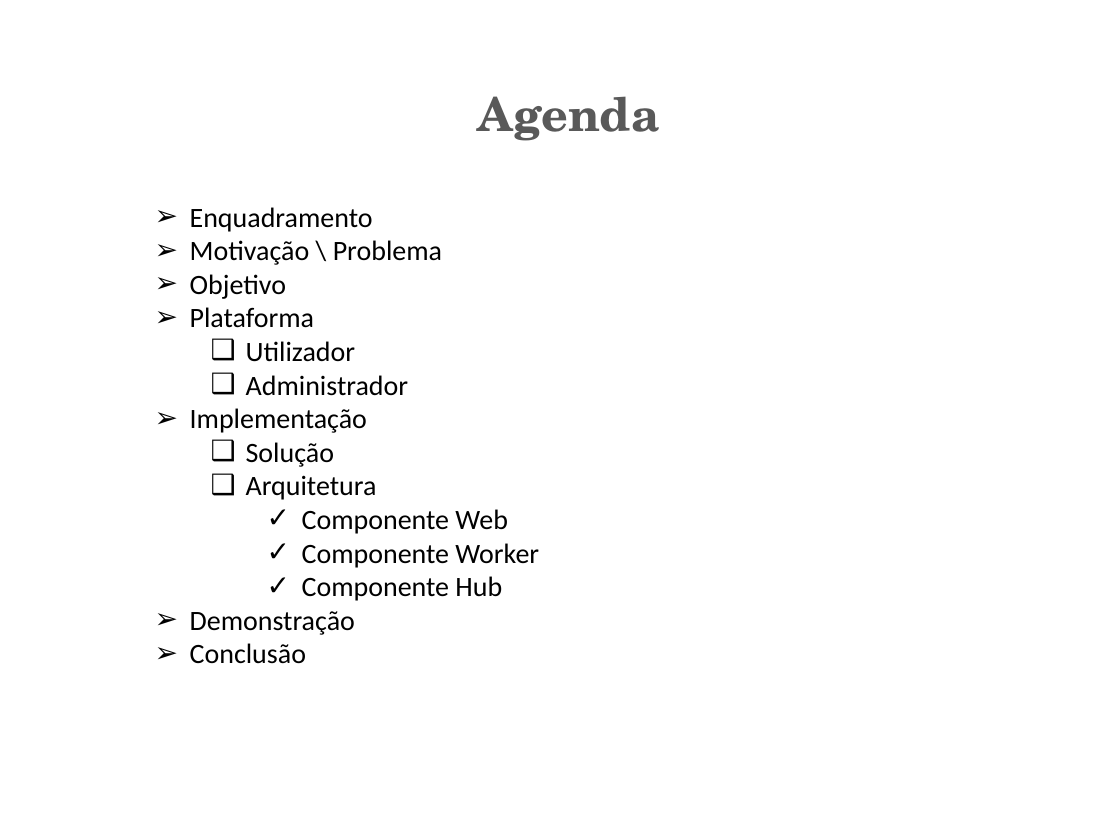
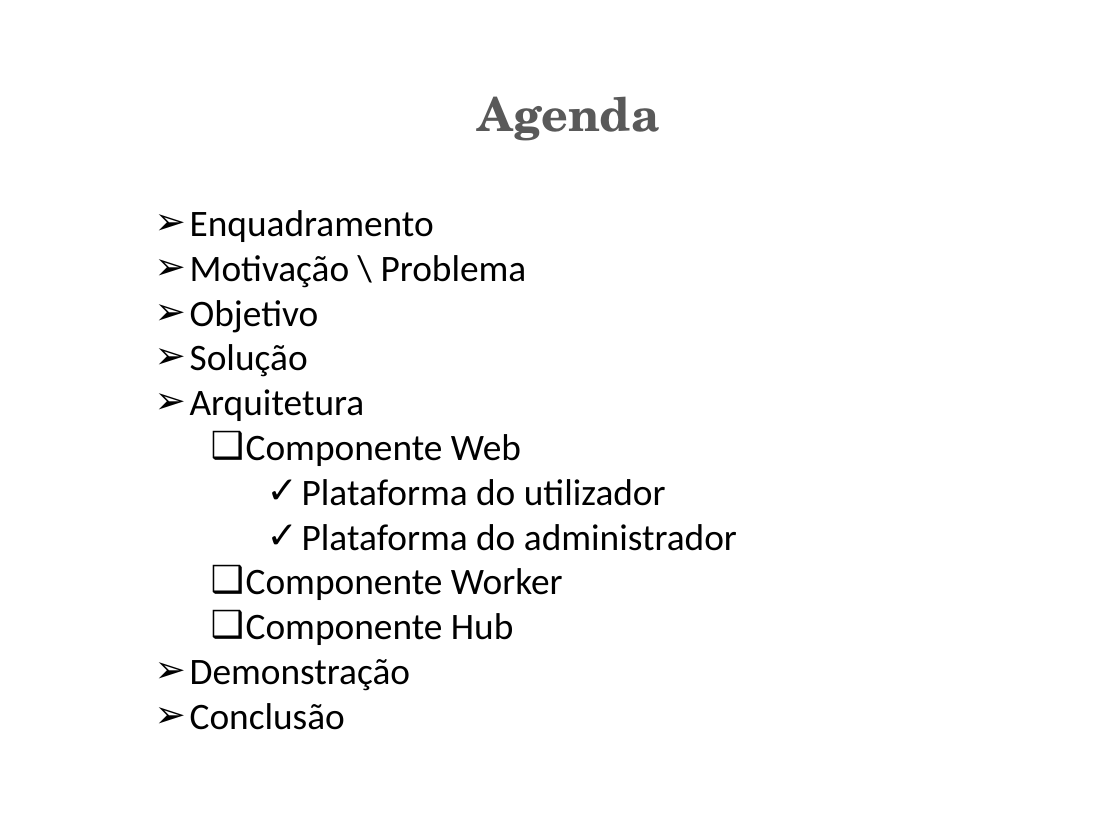
Before and after one commit to marcinschi-iuri/ciaasDocs, a slide deck: slide 2 of PCIS.pptx. Drawn at 1120x840 pixels with LibreOffice and Linux fonts; fonts in the diff are those of the drawing. Boxes give left, top, right and bottom in pixels: in the first picture for what was removed or moved away, otherwise in the second. Text is boxed around its words. In the diff, an @@ line names an element or a change of style, - is before the commit and + after.

```diff
--- a/PCIS.pptx
+++ b/PCIS.pptx
@@ text at bbox=[190, 210, 563, 730]: size 18 to 24 pt in "Enquadramento", "Motivação \ Problema", "Objetivo", "Solução" and 6 more places; bullet ❑ to ➢; list level 2 to 1 in "Solução"; list level 2 to 1 in "Arquitetura"; bullet ✓ to ❑; list level 3 to 2 in "Componente Web"; list level 3 to 2 in "Componente Worker"; list level 3 to 2 in "Componente Hub" @@
@@ text at bbox=[190, 307, 409, 433]: paragraphs removed @@
-➢ Plataforma
-  ❑ Utilizador
-  ❑ Administrador
-➢ Implementação
@@ text at bbox=[302, 479, 737, 551]: paragraphs added @@
+    ✓ Plataforma do utilizador
+    ✓ Plataforma do administrador
```
Also in this commit, not shown: 4 other slides changed, 8 slides added, 1 slide removed.
